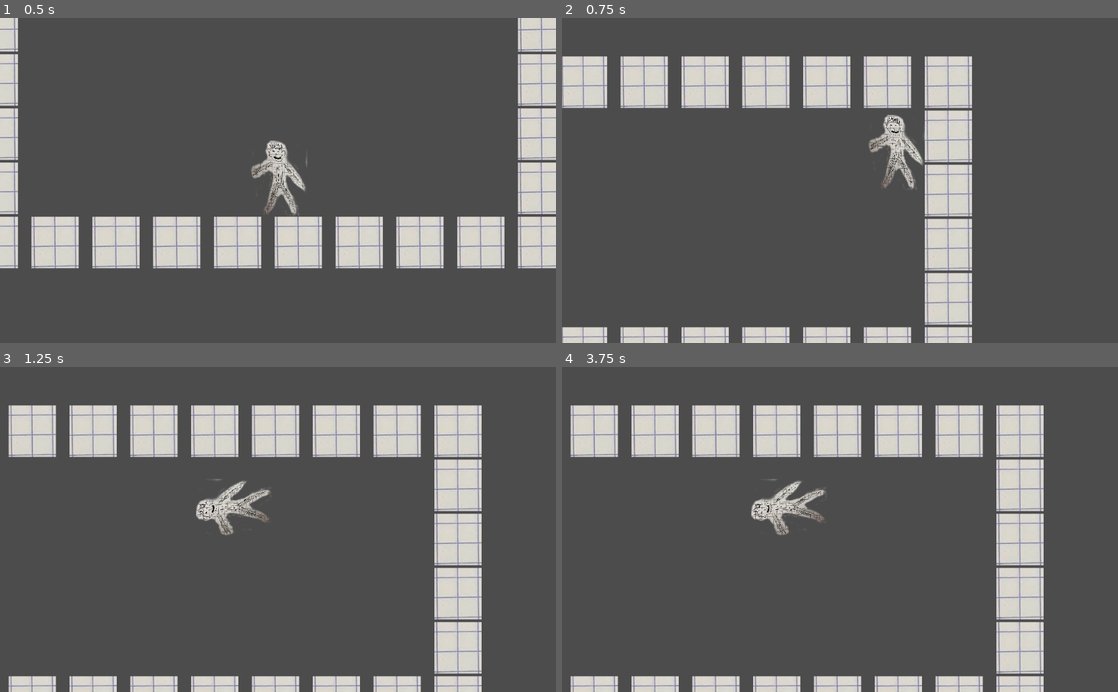
Above: before the commit, frames 1-4 (two rows, left to right).
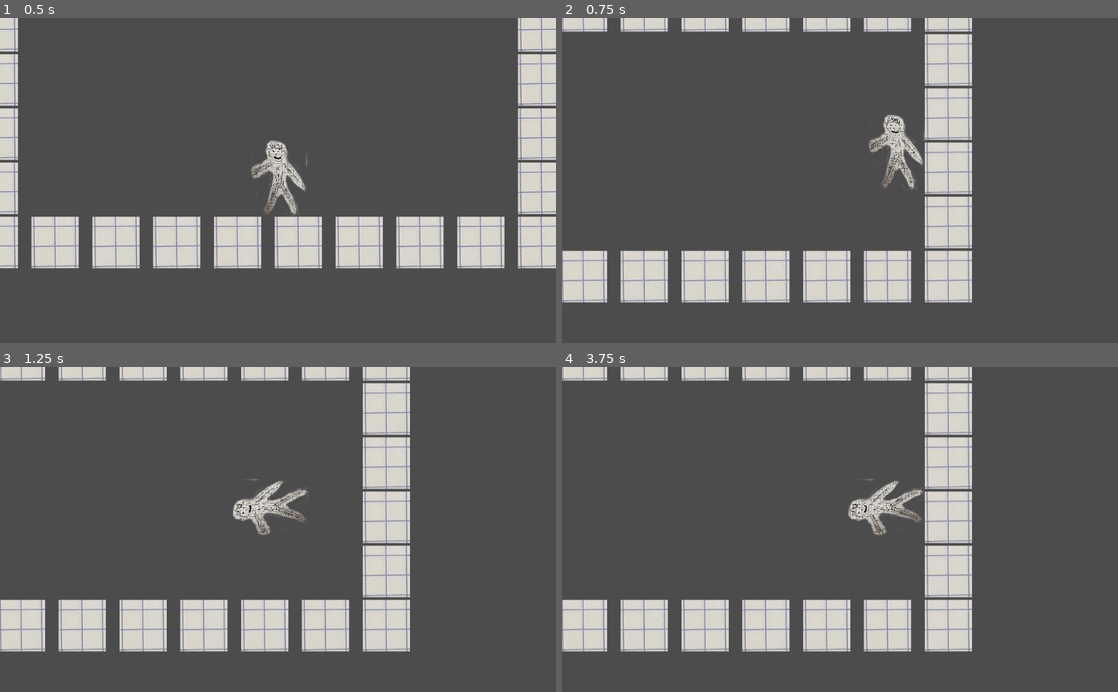
Above: after the commit, the same moments.

Repository: glitchcore/pick-the-lock
Game: Godot game, scene res://Scenes/TestScene.tscn
The game is run twice, just before and just after one commit, with the same random seed, the same clock (stepped at 60 frames per second) and the same inputs. The project has no main scene, so this scene is started directly.
Inputs:
- Up to frame 1 (0.5 s): no input
- Up to frame 2 (0.75 s): tap Enter at 0.5 s; hold Right (ui_right) from 0.53 s (still down); tap Space (jump) at 0.6 s
- Up to frame 3 (1.25 s): keep holding Right (ui_right); tap Space (jump) at 0.77, 1.07 s
- Up to frame 4 (3.75 s): tap Space (jump) at 1.35, 1.52, 1.82, 2.1, 2.75, 2.85, 3.02, 3.32, 3.6 s; release Right (ui_right) at 2.03 s; hold Left (ui_left) 2.03-2.78 s; hold Right (ui_right) from 2.78 s (still down)

Frame 1 is identical in both runs. In frame 2, 25% of the frame differs, in the area x 0-74%, y 0-100%; in frame 3, 37%; in frame 4, 37%, in the area x 0-87%, y 0-100%.

Commit message:
fix player rotating

Diff:
--- a/Actors/Player.gd
+++ b/Actors/Player.gd
@@ -3,7 +3,7 @@
 var velocity = Vector2.ZERO
 export var speed = Vector2(2000, 2000)
 export var gravity = 5000
-export var jump_amount = 5000
+export var jump_amount = 2000
 
 func _ready() -> void:
 	pass
@@ -27,19 +27,26 @@
 			# check we are on the wall
 			# gravity_mask.rotated(PI/2)
 
+			if get_slide_count() > 0:
+				var normal = -get_slide_collision(0).normal
+				var rotate_angle = gravity_mask.angle_to(normal)
+				gravity_mask = normal
+				rotate(rotate_angle)
 
-			if is_on_wall() and not is_on_floor():
-				gravity_mask = gravity_mask.rotated(-PI/2)
-				rotate(-PI/2)
+				if abs(gravity_mask.x) > abs(gravity_mask.y):
+					ui_mask = Vector2(0, 1)
+				else:
+					ui_mask = Vector2(1, 0)
 
-			if is_on_ceiling():
-				gravity_mask = gravity_mask.rotated(PI)
-				rotate(PI)
+			# if is_on_wall() and not is_on_floor():
+				# gravity_mask = gravity_mask.rotated(-PI/2)
+				# rotate(-PI/2)
 
-	if abs(gravity_mask.x) > abs(gravity_mask.y):
-		ui_mask = Vector2(0, 1)
-	else:
-		ui_mask = Vector2(1, 0)
+			# if is_on_ceiling():
+			#	gravity_mask = gravity_mask.rotated(PI)
+			#	rotate(PI)
+
+	# rotate()
 
 	# calculate ui movement
 	velocity = ((speed * ui_direction * ui_mask) +
